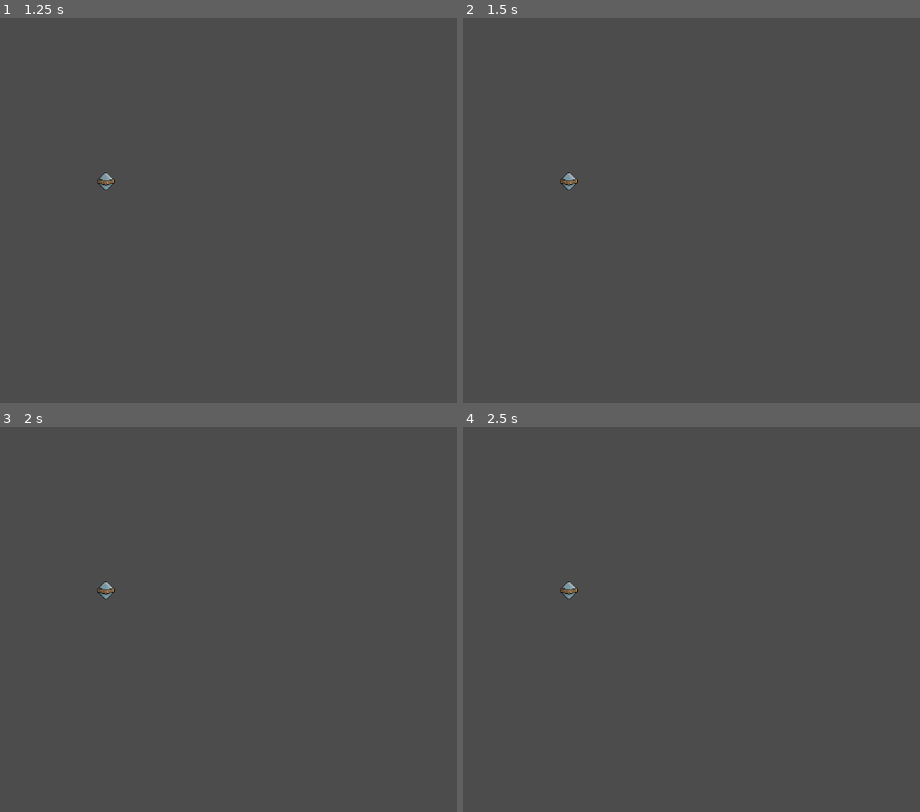
Above: before the commit, frames 1-4 (two rows, left to right).
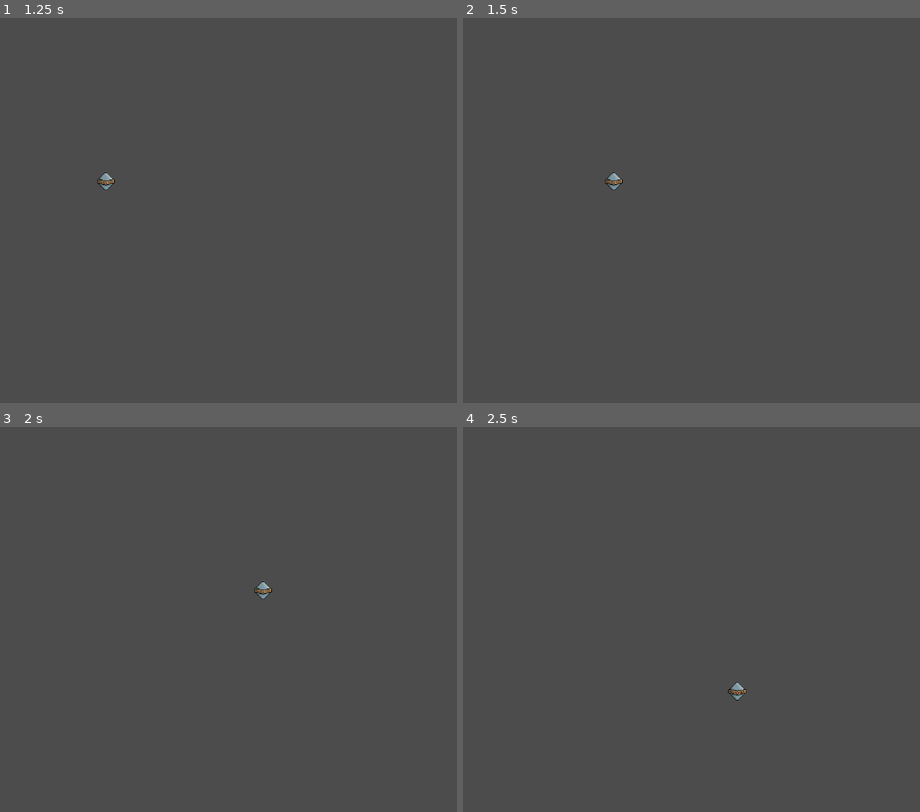
Above: after the commit, the same moments.

Repository: alpacanumerals/LD50
Game: Godot game, scene res://TitleScreen.tscn
Two runs of this game, one before a commit and one after it. Both use one fixed random seed, a clock stepped at 60 frames per second and the inputs below.
Inputs:
- Up to frame 1 (1.25 s): click "Start" at 0.5 s
- Up to frame 2 (1.5 s): tap Enter at 1.25 s; hold Right (move_right, bound only after the commit) from 1.28 s (still down)
- Up to frame 3 (2 s): keep holding Right (move_right, bound only after the commit)
- Up to frame 4 (2.5 s): release Right (move_right, bound only after the commit) at 2.03 s; hold Down (move_down, bound only after the commit) from 2.03 s (still down)

Frame 1 is identical in both runs. In frame 2, 0.2% of the frame differs, in the area x 21-35%, y 40-45%; in frame 3, 0.2%; in frame 4, 0.2%.

Commit message:
player movement

Diff:
--- /dev/null
+++ b/Player.gd
@@ -0,0 +1,25 @@
+extends Area2D
+
+export var speed = 400
+var screen_size
+
+func _ready():
+    screen_size = get_viewport_rect().size
+
+func _process(delta):
+    var velocity = Vector2.ZERO
+    if Input.is_action_pressed("move_right"):
+        velocity.x += 1
+    if Input.is_action_pressed("move_left"):
+        velocity.x -= 1
+    if Input.is_action_pressed("move_down"):
+        velocity.y += 1
+    if Input.is_action_pressed("move_up"):
+        velocity.y -= 1
+
+    if velocity.length() > 0:
+        velocity = velocity.normalized() * speed
+
+    position += velocity * delta
+    position.x = clamp(position.x, 0, screen_size.x)
+    position.y = clamp(position.y, 0, screen_size.y)
--- a/Player.tscn
+++ b/Player.tscn
@@ -1,11 +1,13 @@
-[gd_scene load_steps=3 format=2]
+[gd_scene load_steps=4 format=2]
 
 [ext_resource path="res://assets/pod.png" type="Texture" id=1]
+[ext_resource path="res://Player.gd" type="Script" id=2]
 
 [sub_resource type="CircleShape2D" id=1]
 radius = 12.0
 
 [node name="Player" type="Area2D"]
+script = ExtResource( 2 )
 __meta__ = {
 "_edit_group_": true
 }
--- a/project.godot
+++ b/project.godot
@@ -24,6 +24,33 @@
 window/size/width=1280
 window/size/height=720
 
+[input]
+
+move_right={
+"deadzone": 0.5,
+"events": [ Object(InputEventKey,"resource_local_to_scene":false,"resource_name":"","device":0,"alt":false,"shift":false,"control":false,"meta":false,"command":false,"pressed":false,"scancode":16777233,"physical_scancode":0,"unicode":0,"echo":false,"script":null)
+, Object(InputEventKey,"resource_local_to_scene":false,"resource_name":"","device":0,"alt":false,"shift":false,"control":false,"meta":false,"command":false,"pressed":false,"scancode":68,"physical_scancode":0,"unicode":0,"echo":false,"script":null)
+ ]
+}
+move_left={
+"deadzone": 0.5,
+"events": [ Object(InputEventKey,"resource_local_to_scene":false,"resource_name":"","device":0,"alt":false,"shift":false,"control":false,"meta":false,"command":false,"pressed":false,"scancode":16777231,"physical_scancode":0,"unicode":0,"echo":false,"script":null)
+, Object(InputEventKey,"resource_local_to_scene":false,"resource_name":"","device":0,"alt":false,"shift":false,"control":false,"meta":false,"command":false,"pressed":false,"scancode":65,"physical_scancode":0,"unicode":0,"echo":false,"script":null)
+ ]
+}
+move_up={
+"deadzone": 0.5,
+"events": [ Object(InputEventKey,"resource_local_to_scene":false,"resource_name":"","device":0,"alt":false,"shift":false,"control":false,"meta":false,"command":false,"pressed":false,"scancode":16777232,"physical_scancode":0,"unicode":0,"echo":false,"script":null)
+, Object(InputEventKey,"resource_local_to_scene":false,"resource_name":"","device":0,"alt":false,"shift":false,"control":false,"meta":false,"command":false,"pressed":false,"scancode":87,"physical_scancode":0,"unicode":0,"echo":false,"script":null)
+ ]
+}
+move_down={
+"deadzone": 0.5,
+"events": [ Object(InputEventKey,"resource_local_to_scene":false,"resource_name":"","device":0,"alt":false,"shift":false,"control":false,"meta":false,"command":false,"pressed":false,"scancode":16777234,"physical_scancode":0,"unicode":0,"echo":false,"script":null)
+, Object(InputEventKey,"resource_local_to_scene":false,"resource_name":"","device":0,"alt":false,"shift":false,"control":false,"meta":false,"command":false,"pressed":false,"scancode":83,"physical_scancode":0,"unicode":0,"echo":false,"script":null)
+ ]
+}
+
 [physics]
 
 common/enable_pause_aware_picking=true
